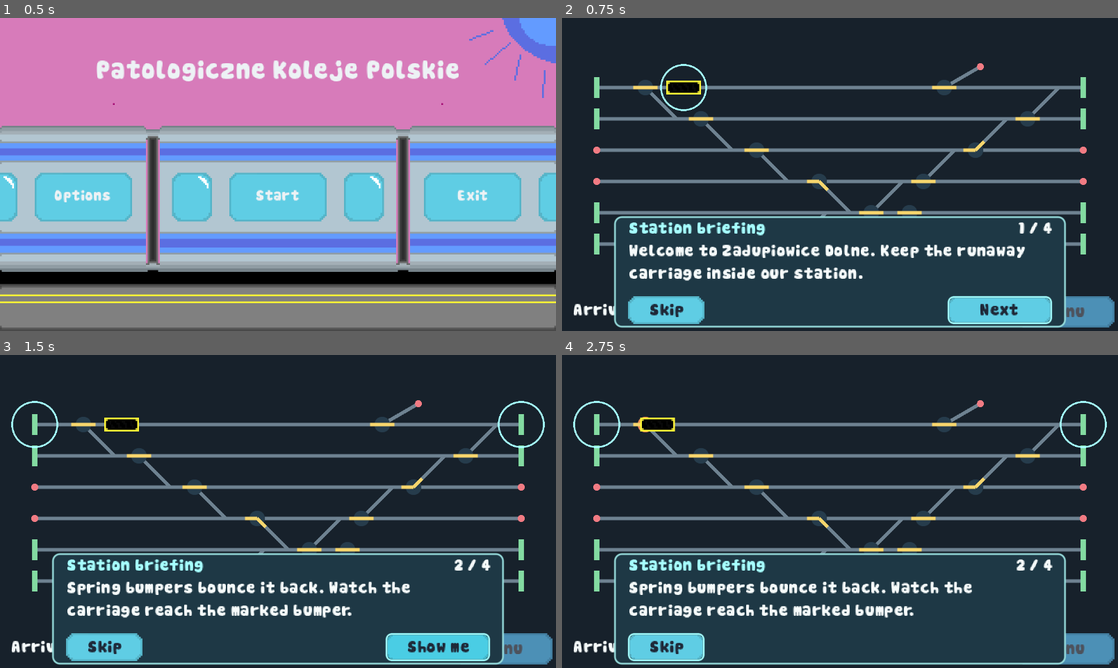
Above: before the commit, frames 1-4 (two rows, left to right).
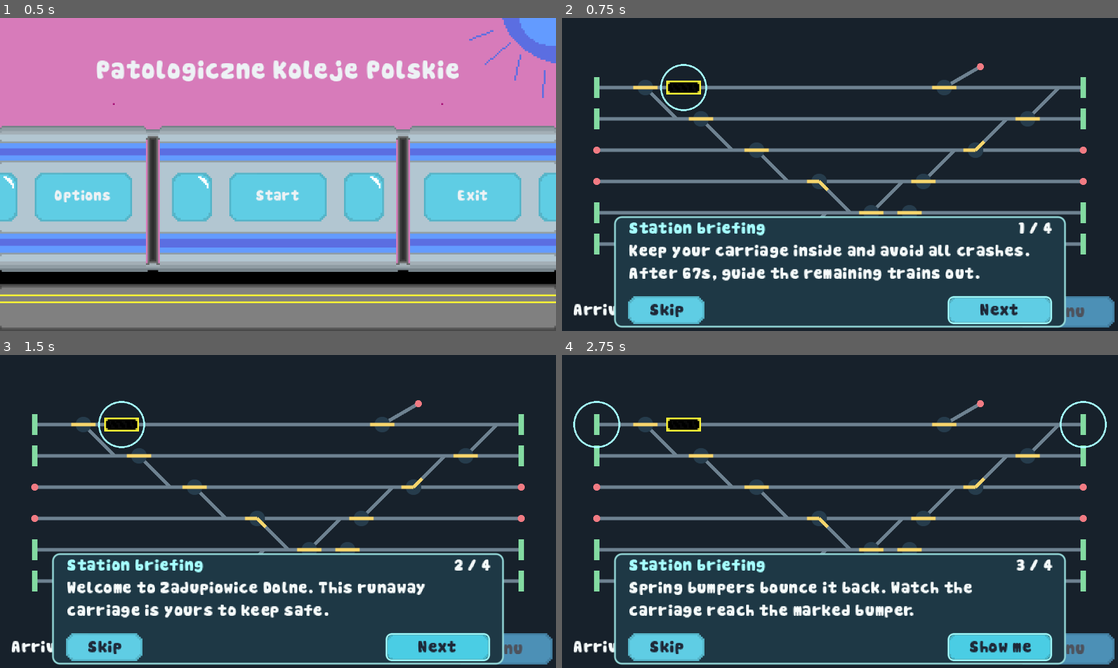
Above: after the commit, the same moments.

Repository: goteusz-maszyk/gierka-dzamik-haven
Game: Godot game, scene res://scene/main_menu.tscn
Two runs of this game, one before a commit and one after it. Both use one fixed random seed, a clock stepped at 60 frames per second and the inputs below.
Inputs:
- Up to frame 1 (0.5 s): no input
- Up to frame 2 (0.75 s): click "Start" at 0.5 s
- Up to frame 3 (1.5 s): click "Next" at 1.25 s
- Up to frame 4 (2.75 s): click "Show me" (after the commit: "Next") at 2 s

Frame 1 is identical in both runs. In frame 2, 3.0% of the frame differs, in the area x 12-85%, y 72-84%; in frame 3, 3.1%, in the area x 2-98%, y 14-96%; in frame 4, 2.3%.

Commit message:
Explain game objective before tutorial controls

Diff:
--- a/config/tutorial.tscn
+++ b/config/tutorial.tscn
@@ -41,7 +41,7 @@
 offset_bottom = 44.0
 mouse_filter = 2
 
-[node name="Welcome" type="Label" parent="Panel/Pages"]
+[node name="Goal" type="Label" parent="Panel/Pages"]
 layout_mode = 1
 anchors_preset = 15
 anchor_right = 1.0
@@ -50,7 +50,22 @@
 grow_vertical = 2
 mouse_filter = 2
 theme_override_font_sizes/font_size = 9
-text = "Welcome to Zadupiowice Dolne. Keep the runaway carriage inside our station."
+text = "Keep your carriage inside and avoid all crashes. After {duration}s, guide the remaining trains out."
+autowrap_mode = 2
+metadata/highlight = "cart"
+metadata/action = "next"
+
+[node name="Welcome" type="Label" parent="Panel/Pages"]
+visible = false
+layout_mode = 1
+anchors_preset = 15
+anchor_right = 1.0
+anchor_bottom = 1.0
+grow_horizontal = 2
+grow_vertical = 2
+mouse_filter = 2
+theme_override_font_sizes/font_size = 9
+text = "Welcome to Zadupiowice Dolne. This runaway carriage is yours to keep safe."
 autowrap_mode = 2
 metadata/highlight = "cart"
 metadata/action = "next"
@@ -85,21 +100,6 @@
 metadata/highlight = "switch"
 metadata/action = "switch"
 
-[node name="Goal" type="Label" parent="Panel/Pages"]
-visible = false
-layout_mode = 1
-anchors_preset = 15
-anchor_right = 1.0
-anchor_bottom = 1.0
-grow_horizontal = 2
-grow_vertical = 2
-mouse_filter = 2
-theme_override_font_sizes/font_size = 9
-text = "Arrivals stop after {duration}s. Then guide all trains out, but keep your carriage inside."
-autowrap_mode = 2
-metadata/highlight = "none"
-metadata/action = "play"
-
 [node name="Next" type="Button" parent="Panel"]
 layout_mode = 0
 offset_left = 192.0
@@ -108,7 +108,6 @@
 offset_bottom = 62.0
 text = "Next"
 metadata/demo = "Show me"
-metadata/play = "Play"
 
 [node name="Skip" type="Button" parent="Panel"]
 layout_mode = 0
--- a/scripts/tutorial.gd
+++ b/scripts/tutorial.gd
@@ -113,9 +113,6 @@
 		"demo":
 			_demo_running = true
 			_show_page()
-		"play":
-			finish()
-			watch_warning = true
 		_:
 			step += 1
 			_show_page()
@@ -137,8 +134,8 @@
 	if game.traffic.toggle(settings.switch_id):
 		game.queue_redraw()
 		if game.simulation.switches[settings.switch_id] == int(settings.switch_setting):
-			step += 1
-			_show_page()
+			finish()
+			watch_warning = true
 
 
 func _on_warning_created() -> void:
Not shown, changed: DESIGN.md
